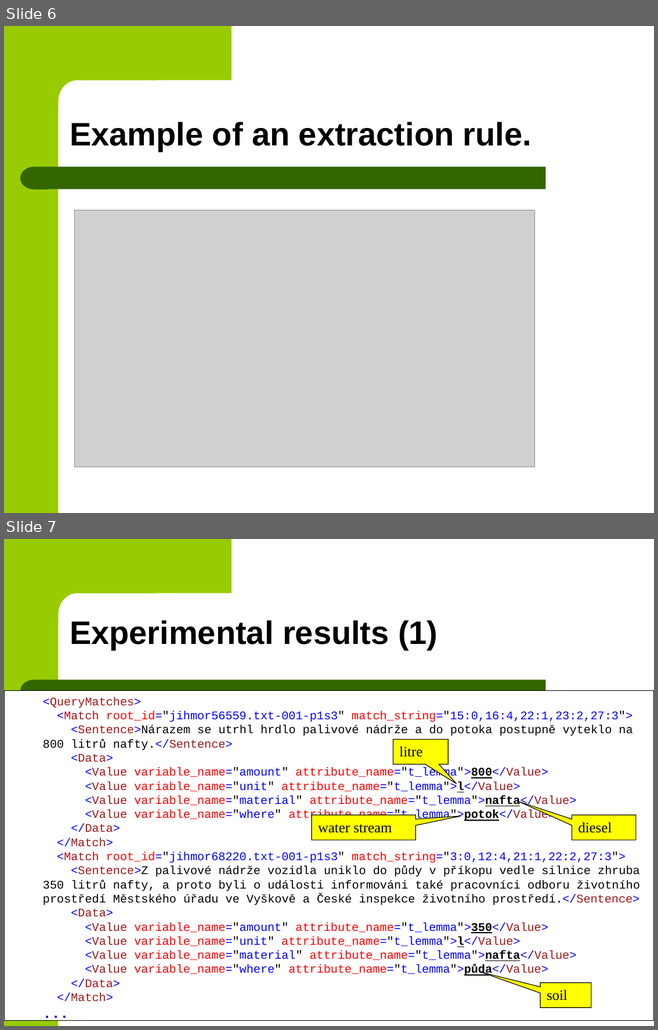
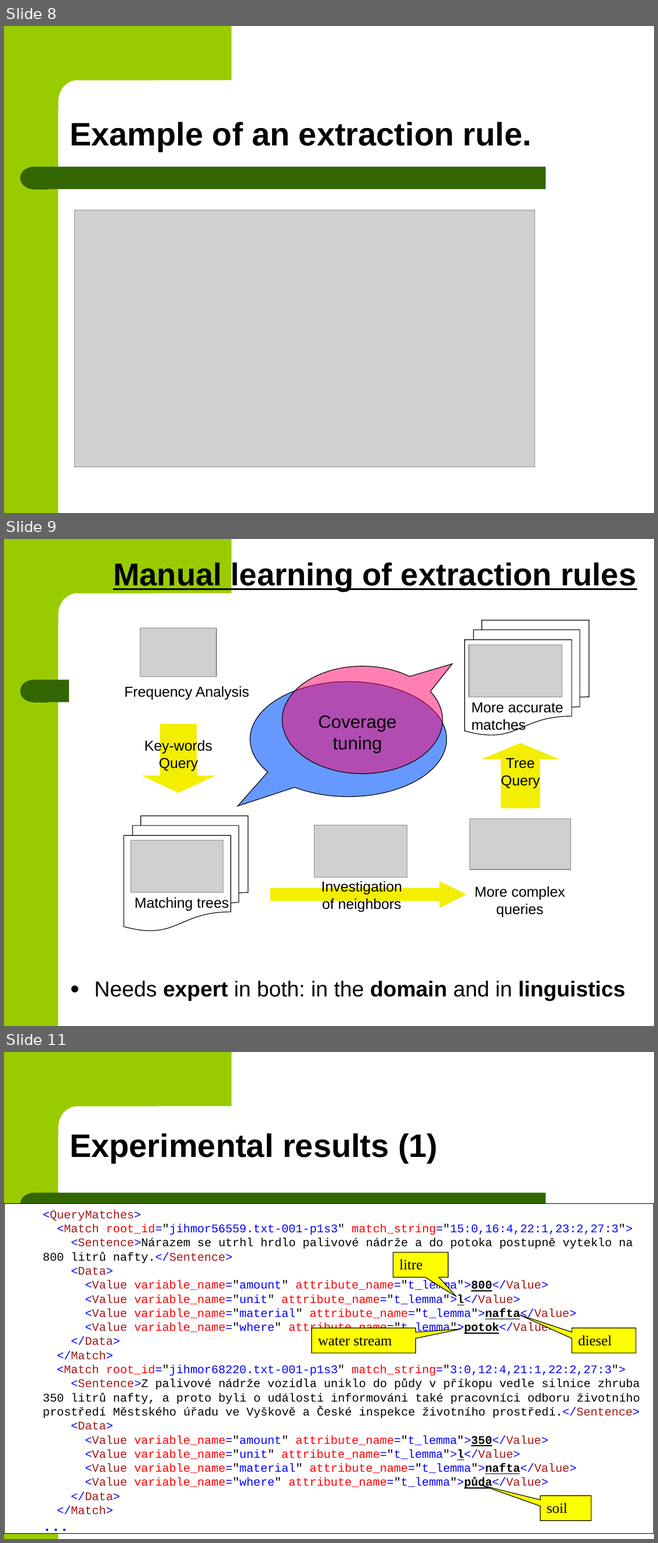
Before and after one commit to BackupTheBerlios/czsem-svn, a slide deck: trunk/docs/papers/20090202_eEnvironment_Prague/slides_DedekVojtas_e-envi2009.ppt. Shown one above the other, each under a label of ours: slides 6 and 7 before the commit, slides 8, 9 and 11 after it; the slides between them are not shown. The pictures are 658x1030 and 658x1543 pixels, drawn with LibreOffice and Linux fonts; fonts in the diff are those of the drawing; grey boxes stand for pictures. Boxes give left, top, right and bottom in pixels: in the first picture for what was removed or moved away, otherwise in the second. Text is boxed around its words. In the diff, an @@ line names an element or a change of style, - is before the commit and + after.

```diff
--- a/trunk/docs/papers/20090202_eEnvironment_Prague/slides_DedekVojtas_e-envi2009.ppt
+++ b/trunk/docs/papers/20090202_eEnvironment_Prague/slides_DedekVojtas_e-envi2009.ppt
@@ slide 9 added at (x1=4, y1=539, x2=654, y2=1026), background #FFFFFF; not listed: 4 template elements that a slide beside it also shows @@
@@ text added at (x1=113, y1=560, x2=636, y2=591), 35 pt, text #000000, bold, underline @@
+Manual learning of extraction rules
@@ rectangle added at (x1=69, y1=604, x2=637, y2=1026), fill #FFFFFF @@
@@ group added at (x1=123, y1=620, x2=589, y2=931): 5 pictures, 5 texts, 2 speech bubbles, 2 flow chart multidocuments, 1 down arrow, 1 up arrow, 1 right arrow @@
+Frequency Analysis
+Key-words
+Query
+Matching trees
+More complex
+queries
+Tree
+Query
+Coverage
+tuning
+Investigation
+of neighbors
+More accurate
+matches
@@ text added at (x1=94, y1=981, x2=625, y2=1001), 24 pt, text #000000, bold @@
+● Needs expert in both: in the domain and in linguistics
@@ what was slide 6 is now slide 8 @@
@@ what was slide 7 is now slide 11 @@
```
Also in this commit, not shown: 5 slides changed, 5 other slides added, 1 slide removed, 1 other file.
